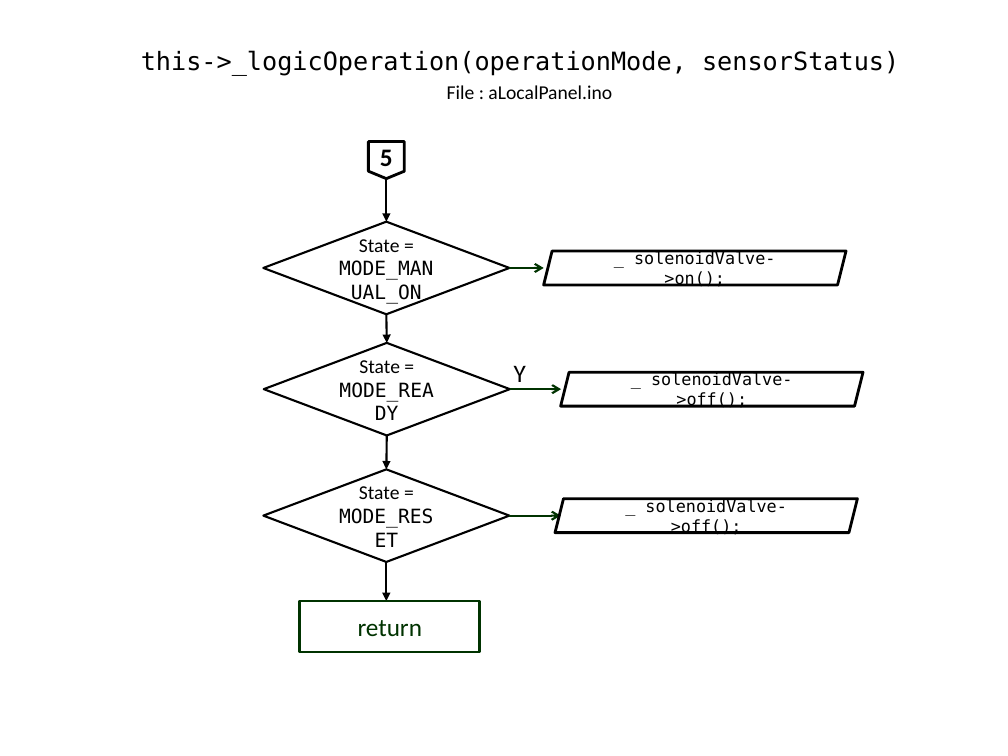
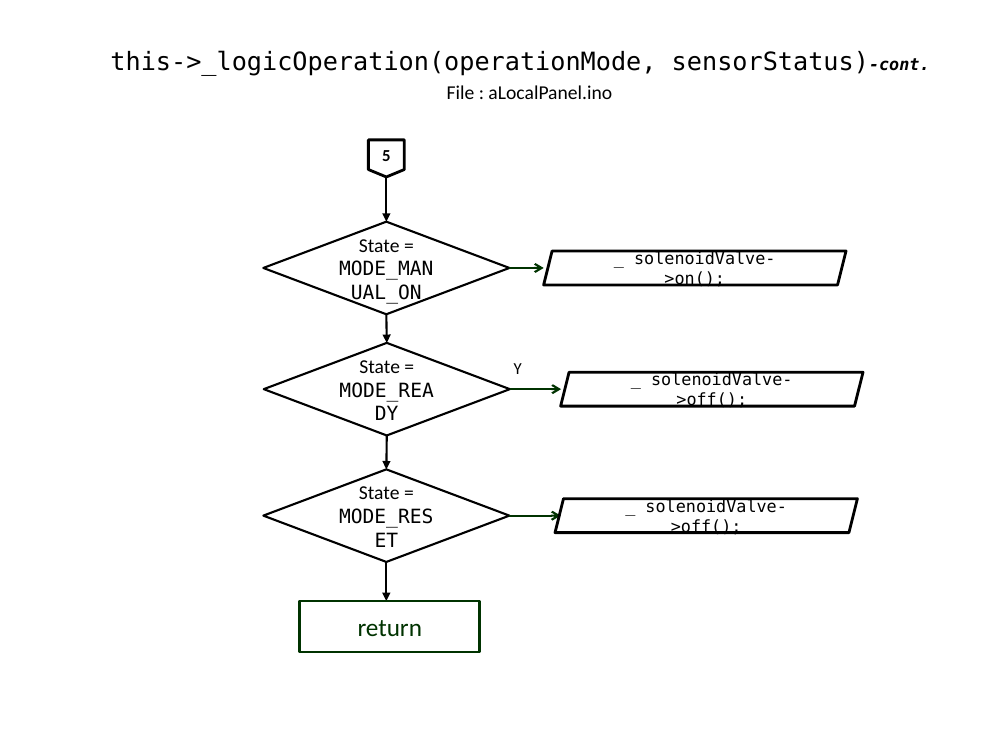
Before and after one commit to slametsampon/WFPS, a slide deck: slide 13 of resources/WFPS.pptx (slide 14 before the commit). Drawn at 1008x756 pixels with LibreOffice and Linux fonts; fonts in the diff are those of the drawing; background and template pictures are left out. Boxes give left, top, right and bottom in pixels: in the first picture for what was removed or moved away, otherwise in the second. Text is boxed around its words. In the diff, an @@ line names an element or a change of style, - is before the commit and + after.

```diff
--- a/resources/WFPS.pptx
+++ b/resources/WFPS.pptx
@@ title at <box>110,50,930,76</box>: text changed @@
-this->_logicOperation(operationMode, sensorStatus)
+this->_logicOperation(operationMode, sensorStatus)-cont.
@@ flow chart offpage connector "5" at <box>368,140,404,177</box>: size 18 to 12 pt @@
@@ text "Y" at <box>514,363,522,374</box>: size 18 to 12 pt @@
```
Also in this commit, not shown: 16 other slides changed, 3 slides added, 1 slide removed.
